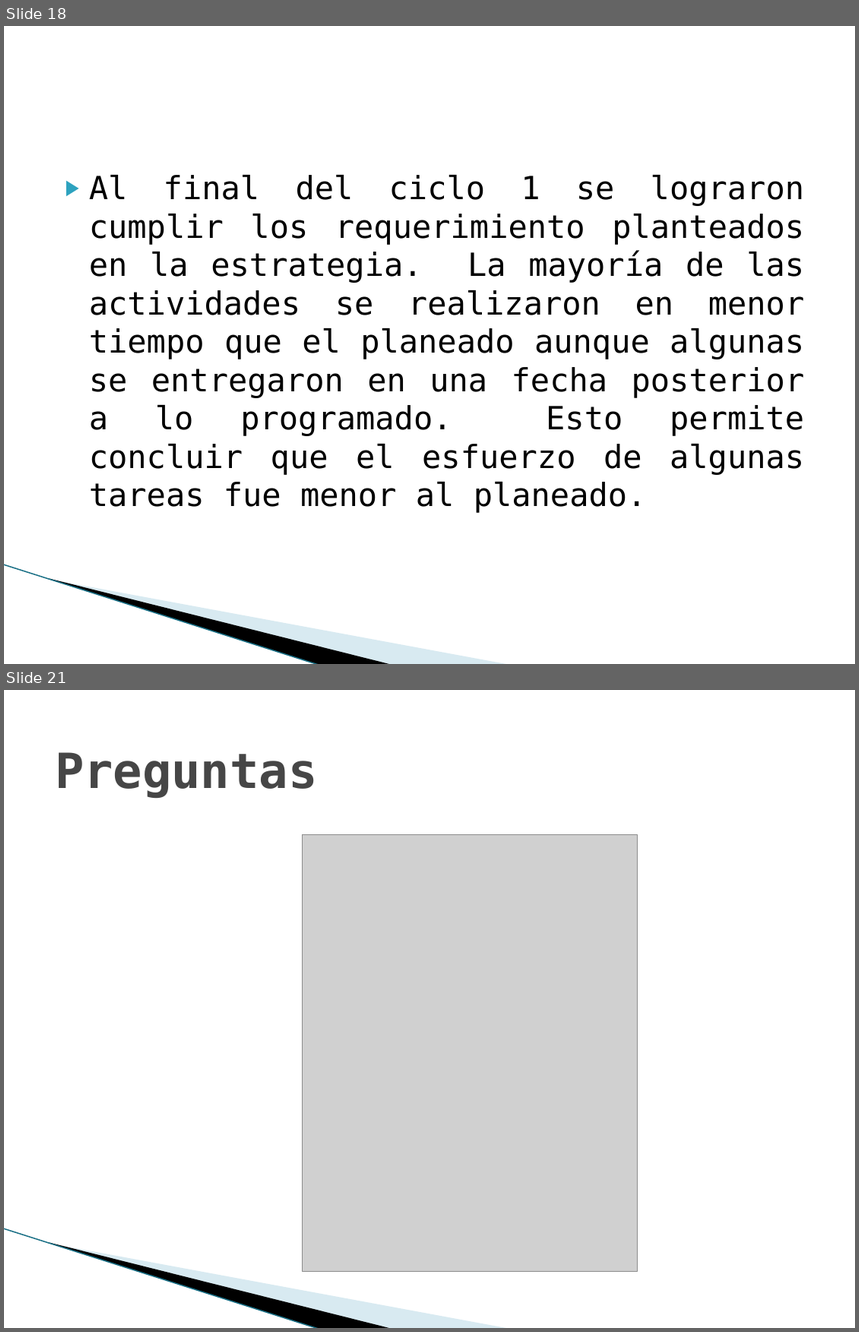
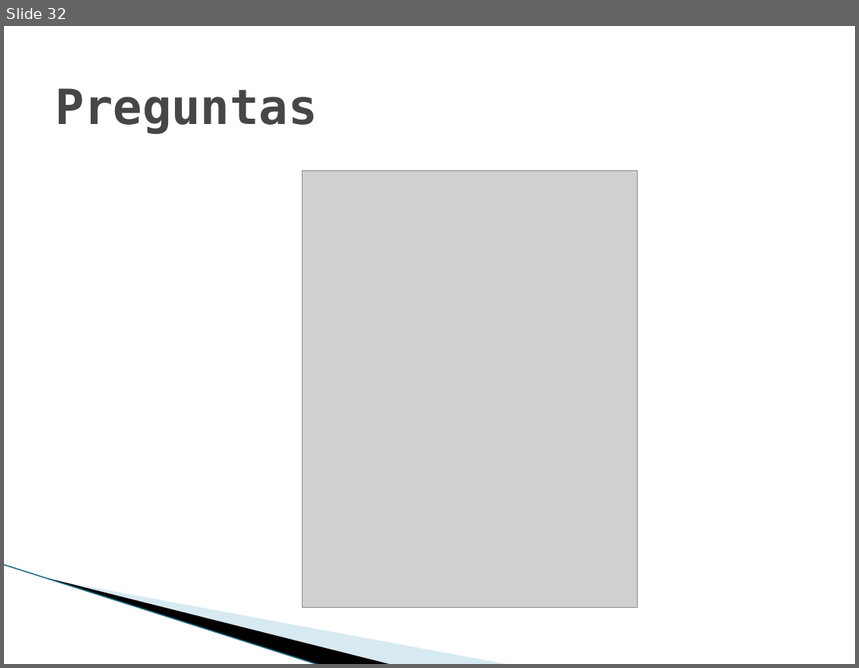
Before and after one commit to jlsarmientoh/tsp_change_counter, a slide deck: docs/NoteBook/Project cycle reports/TSPi – Ciclo 1.pptx. Shown one above the other, each under a label of ours: slides 18 and 21 before the commit, slide 32 after it; the slides between them are not shown. The pictures are 859x1332 and 859x668 pixels, drawn with LibreOffice and Linux fonts; fonts in the diff are those of the drawing; grey boxes stand for pictures; background and template pictures are left out. Boxes give left, top, right and bottom in pixels: in the first picture for what was removed or moved away, otherwise in the second. Text is boxed around its words. In the diff, an @@ line names an element or a change of style, - is before the commit and + after.

```diff
--- a/docs/NoteBook/Project cycle reports/TSPi – Ciclo 1.pptx
+++ b/docs/NoteBook/Project cycle reports/TSPi – Ciclo 1.pptx
@@ slide 18 removed at [4, 26, 855, 664], background #FFFFFF; not listed: 3 template elements that a slide beside it also shows @@
@@ text removed at [89, 175, 805, 513] @@
-▶ Al final del ciclo 1 se lograron cumplir los requerimiento planteados en la estrategia. La mayoría de las actividades se realizaron en menor tiempo que el planeado aunque algunas se entregaron en una fecha posterior a lo programado. Esto permite concluir que el esfuerzo de algunas tareas fue menor al planeado.
@@ what was slide 21 is now slide 32 @@
```
Also in this commit, not shown: 14 slides added, 2 other slides removed, 1 other file.
